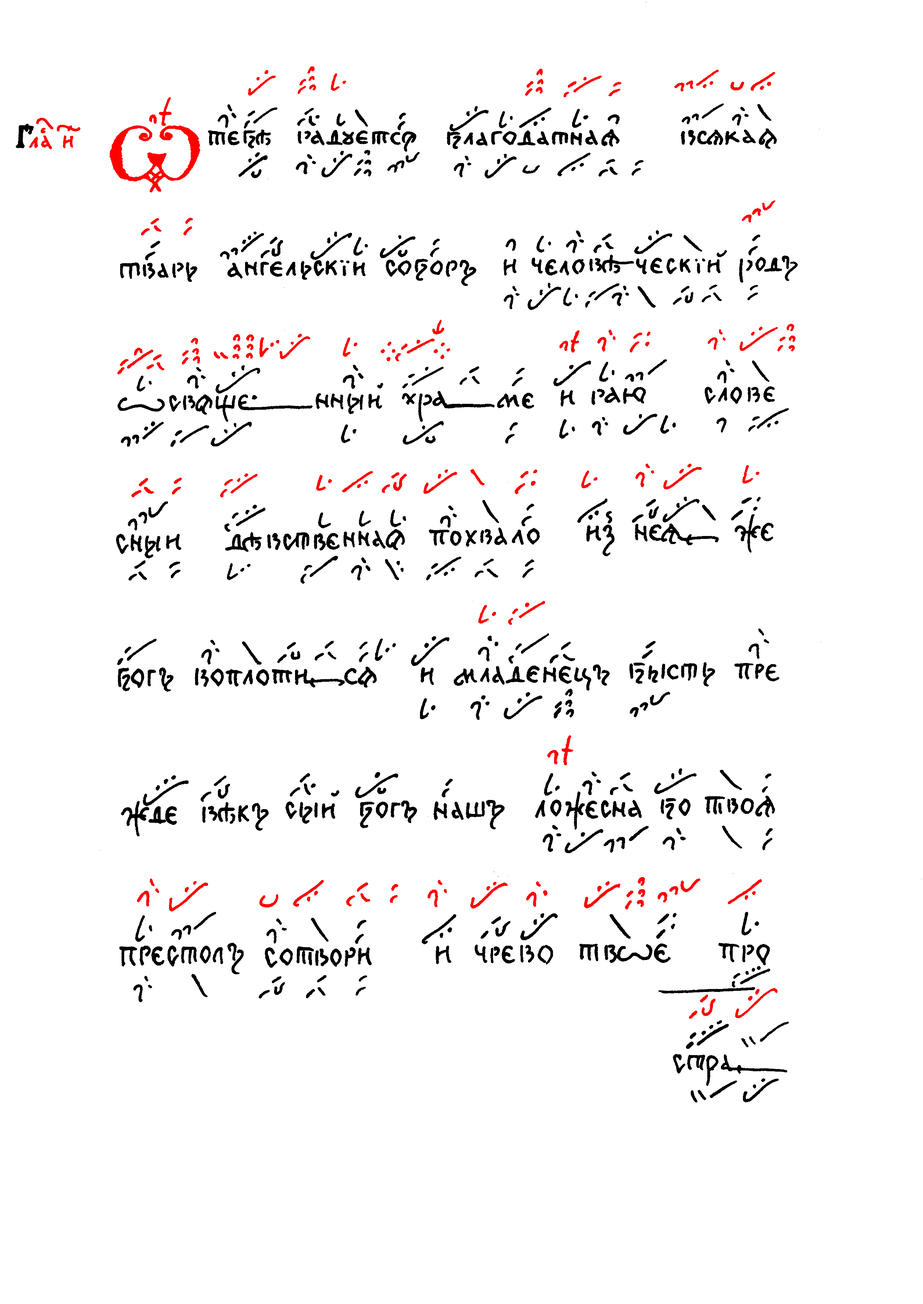
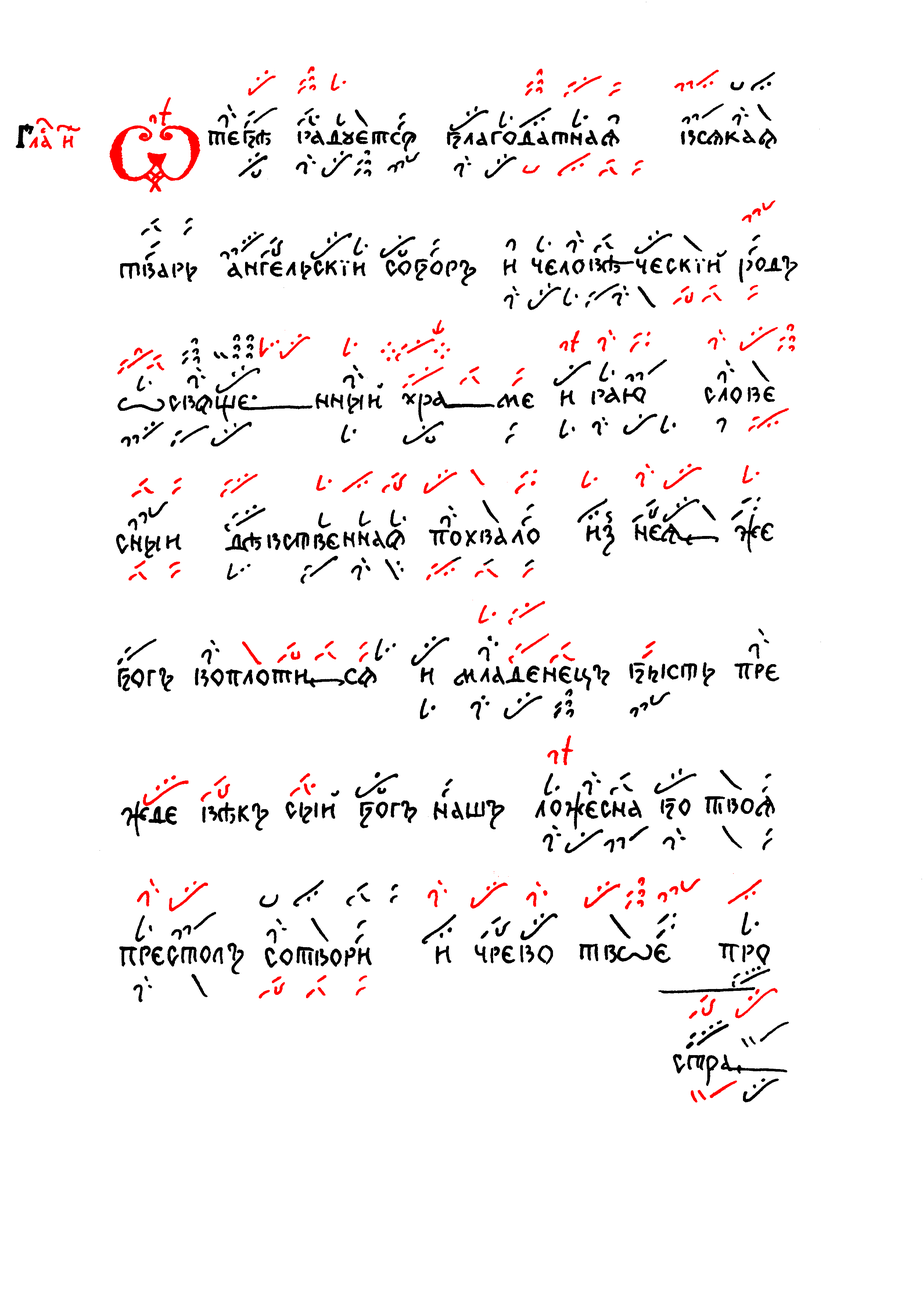
Comparing the layer stacks of the two 923 × 1304 images. Changes:
painted on "Червила" over [128, 71, 789, 1103]
painted on "Чернила" over [128, 71, 789, 1103]
